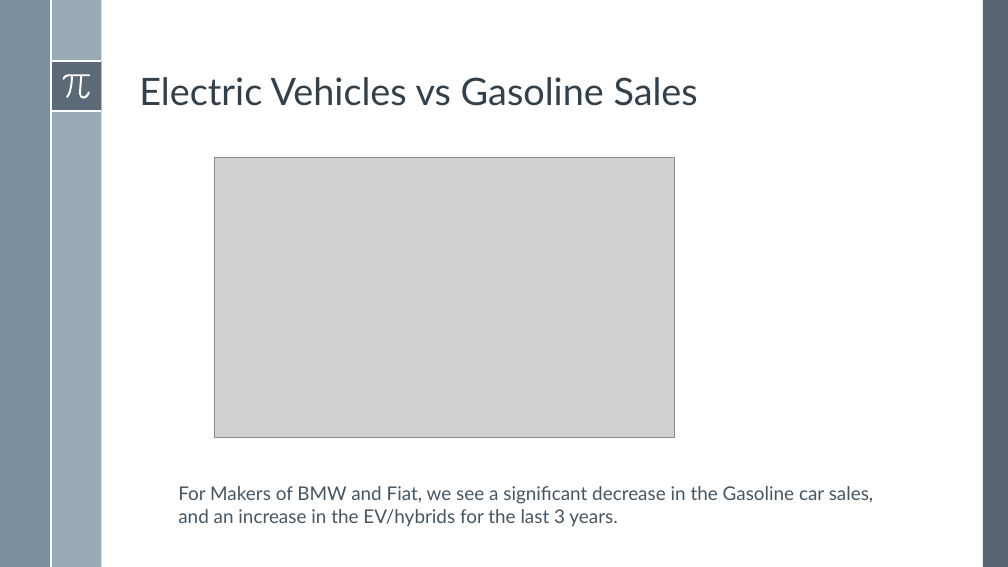
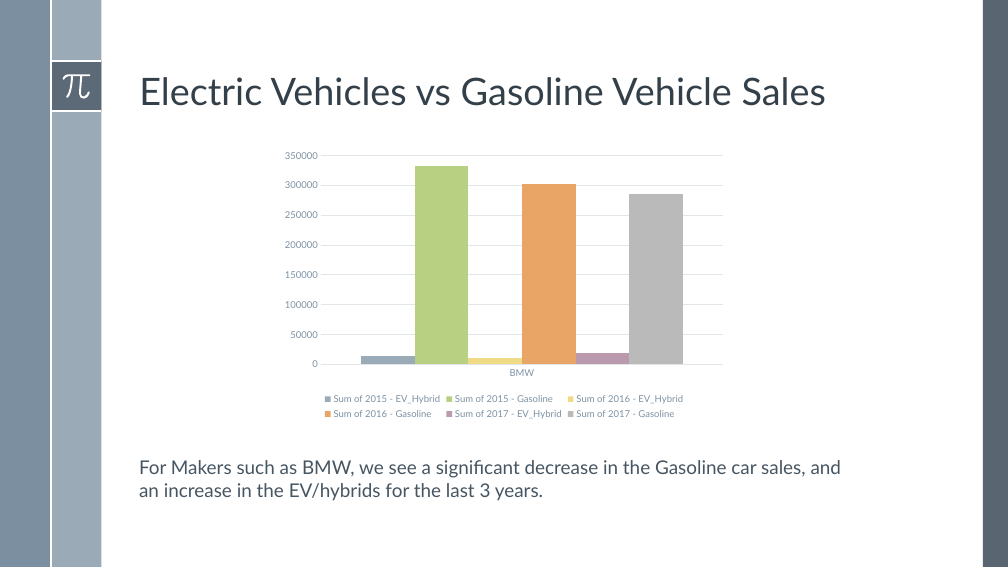
Before and after one commit to SpenserHilton/BootcampProj1, a slide deck: slide 16 of Project1_Presentation_EV.pptx (slide 13 before the commit). Drawn at 1008x567 pixels with LibreOffice and Linux fonts; fonts in the diff are those of the drawing; grey boxes stand for pictures. Boxes give left, top, right and bottom in pixels: in the first picture for what was removed or moved away, otherwise in the second. Text is boxed around its words. In the diff, an @@ line names an element or a change of style, - is before the commit and + after.

Commit message:
Adding project presentation Excel Analysis and Gasoline vs EV ipynb

```diff
--- a/Project1_Presentation_EV.pptx
+++ b/Project1_Presentation_EV.pptx
@@ title at (139,77,826,106): text changed @@
-Electric Vehicles vs Gasoline Sales
+Electric Vehicles vs Gasoline Vehicle Sales
@@ column chart added at (276,144,733,423) @@
+categories: BMW
+Sum of 2015 - EV_Hybrid: 10000
+Sum of 2015 - Gasoline: 330000
+Sum of 2016 - EV_Hybrid: 10000
+Sum of 2016 - Gasoline: 300000
+Sum of 2017 - EV_Hybrid: 20000
+Sum of 2017 - Gasoline: 290000
@@ picture removed at (214,157,674,438) @@
@@ text at (139,460,842,501): text changed @@
-For Makers of BMW and Fiat, we see a significant decrease in the Gasoline car sales, and an increase in the EV/hybrids for the last 3 years.
+For Makers such as BMW, we see a significant decrease in the Gasoline car sales, and an increase in the EV/hybrids for the last 3 years.
```
Also in this commit, not shown: 5 other slides changed, 10 slides added, 12 slides removed, 5 other files.
